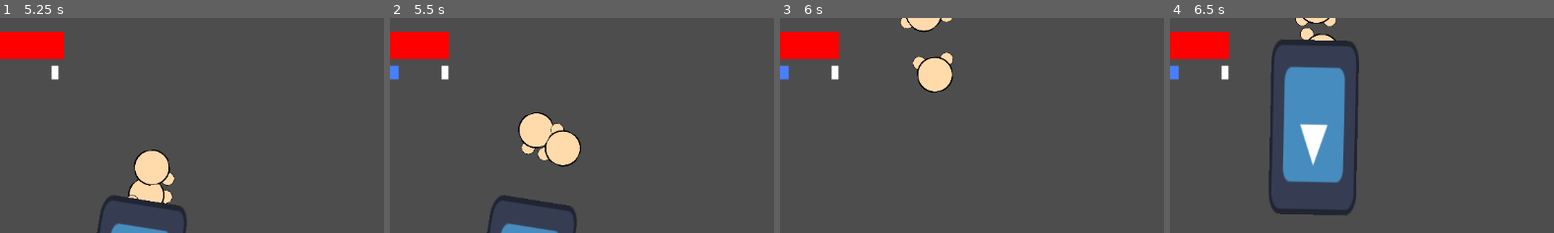
Above: before the commit, frames 1-4 (left to right).
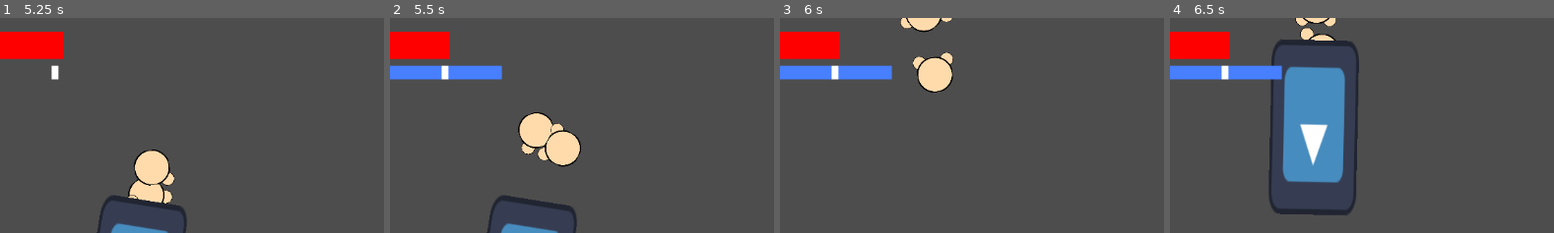
Above: after the commit, the same moments.

Repository: aayushrh/EnergyManipulation
Game: Godot game, scene res://World/Screens/World.tscn
The game is run twice, just before and just after one commit, with the same random seed, the same clock (stepped at 60 frames per second) and the same inputs. The engine's default icon, where the game draws it, is replaced by a stand-in: a white triangle on a blue panel in a dark square.
Inputs (mouse positions are % of the whole screen's width and height, from its top left):
- Up to frame 1 (5.25 s): tap Enter (enter) at 0.5, 3.5, 3.6 s; move the mouse to (45, 72) at 0.52 s; hold W (up) 0.53-1.25 s; tap E (Ability1) at 0.6 s; click (45, 72) at 0.67 s; drag from (81, 67) to (57, 49) at 1.27 s; tap Space at 2 s; move the mouse to (19, 36) at 2.02 s; hold A (left) 2.03-2.75 s; tap R (Ability3) at 2.1 s; drag from (55, 51) to (44, 2) at 2.77 s; move the mouse to (35, 26) at 3.52 s; hold S (down) 3.53-4.25 s; drag from (73, 46) to (35, 26) at 4.27 s; move the mouse to (30, 56) at 5.02 s; hold W (up) from 5.03 s (still down); tap Q (Ability2) at 5.1 s; click (30, 56) at 5.17 s
- Up to frame 2 (5.5 s): keep holding W (up)
- Up to frame 3 (6 s): release W (up) at 5.75 s; drag from (60, 29) to (22, 25) at 5.77 s
- Up to frame 4 (6.5 s): no input
The pictures show only the part of the screen within x 1-51%, y 0-50%; the shares and areas given below are measured in that part.

Frame 1 is identical in both runs. In frame 2, 1.8% of the frame differs, in the area x 2-30%, y 21-29%; in frame 3, 1.8%; in frame 4, 1.8%.

Commit message:
Add files via upload

Diff:
--- a/Global/Constants.gd
+++ b/Global/Constants.gd
@@ -1,5 +1,35 @@
 extends Node
 
-enum{
-	IRONFISTS
-}
+func isValidElement(a):
+	var elements = ["fire", "water", "nature", "light", "dark", "electric"]
+	for e in elements:
+		if(e == (a.to_lower())):
+			return true
+	return false
+
+func isValidStyle(a):
+	var elements = ["dragon", "tiger", "rabbit", "horse", "monkey", "rat"]
+	for e in elements:
+		if(e == (a.to_lower())):
+			return true
+	return false
+
+func isValidType(a):
+	var elements = ["blast", "explosion", "placed explosion", "beam", "aura"]
+	for e in elements:
+		if(e == (a.to_lower())):
+			return true
+	return false
+
+
+func isValid(a):
+	if(a==null):
+		return false
+	match(a.type):
+		0:
+			return isValidElement(a.spellName)
+		1:
+			return isValidStyle(a.spellName)
+		2:
+			return isValidType(a.spellName)
+	printerr("invalid type you fuck")
--- a/Global/Global.gd
+++ b/Global/Global.gd
@@ -3,7 +3,7 @@
 var pause = false
 var lastTSCN = ""
 
-var magicCards = [SpellCard.new(0, "Fire"), SpellCard.new(1, "Dragon Style"), SpellCard.new(2, "Ball"), SpellCard.new(0, "Water")]
+var magicCards = [SpellCard.new(0, "Fire"), SpellCard.new(1, "Dragon"), SpellCard.new(2, "Blast"), SpellCard.new(0, "Water")]
 var spellList = []
 
 func _change_tscn(file_location:String):
--- a/Player/Player.gd
+++ b/Player/Player.gd
@@ -160,7 +160,7 @@
 	print("damage: " + str(dmgTaken * (1-dmgRed)))
 	print("dmg Reduction: " + str(dmgTaken - dmgTaken * (1-dmgRed)))
 	print("stored Energy increase: " + str(dmgTaken * (dmgRed)))
-	stored_energy += dmgTaken * dmgRed
+	stored_energy += dmgTaken * dmgRed * 10
 	health -= dmgTaken * (1-dmgRed)
 	if(health<0):
 		Global._change_tscn("res://MainMenu.tscn")
--- a/World/Magic/MagicCards/SpellCard.gd
+++ b/World/Magic/MagicCards/SpellCard.gd
@@ -7,3 +7,5 @@
 func _init(typeI, nameI):
 	type = typeI
 	spellName = nameI
+	if(!Constants.isValid(self)):
+		push_error("Invalid Spell moment, fix pls")
--- a/World/Magic/MagicSpells/spell.gd
+++ b/World/Magic/MagicSpells/spell.gd
@@ -10,3 +10,109 @@
 
 func _init(namen):
 	spellName = namen
+
+func getcd():
+	var cd = 0
+	if(Constants.isValid(element)):
+		match(element.spellName.to_lower()):
+			"fire", "water", "electric", "light", "dark":
+				cd += 3
+			"nature":
+				cd += 5
+	if(Constants.isValid(style)):
+		match(style.spellName.to_lower()):
+			"dragon", "rabbit", "horse":
+				cd += 5
+			"boar", "monkey":
+				cd += 3
+			"rat":
+				cd += 1
+	if(Constants.isValid(type)):
+		match(style.spellName.to_lower()):
+			"blast":
+				cd += 1
+			"beam":
+				cd += 3
+			"shield":
+				cd += 10
+			"explosion":
+				cd += 4
+			"placed explosion":
+				cd += 6
+			"aura":
+				cd += 30
+	return cd
+
+#perfect block = 10 mana
+func initcost():
+	var cost = 0
+	if(Constants.isValid(element)):
+		match(element.spellName.to_lower()):
+			"water":
+				cost += 1
+			"fire", "electric", "light", "dark":
+				cost += 1.5
+			"nature":
+				cost += 3
+	if(Constants.isValid(style)):
+		match(style.spellName.to_lower()):
+			"dragon", "rabbit":
+				cost += 3
+			"horse":
+				cost -= 2
+			"boar", "monkey":
+				cost += 1
+			"rat":
+				cost += 0.5
+	if(Constants.isValid(type)):
+		match(style.spellName.to_lower()):
+			"blast":
+				cost += 1
+			"beam":
+				cost += 3
+			"shield":
+				cost += 5
+			"explosion":
+				cost += 10
+			"placed explosion":
+				cost += 15
+			"aura":
+				cost += 20
+	return cost
+
+#cost per second, 5 seconds max charge
+func contcost():
+	var cost = 0
+	"""if(Constants.isValid(element)):
+		match(element.spellName.to_lower()):
+			"water":
+				cost += 1
+			"fire", "electric", "light", "dark":
+				cost += 1.5
+			"nature":
+				cost += 3"""
+	if(Constants.isValid(style)):
+		match(style.spellName.to_lower()):
+			"dragon", "rabbit":
+				cost += 0
+			"horse":
+				cost -= 0.5
+			"boar", "monkey":
+				cost += 0
+			"rat":
+				cost += 0
+	if(Constants.isValid(type)):
+		match(style.spellName.to_lower()):
+			"blast":
+				cost += 1
+			"beam":
+				cost += 4
+			"shield":
+				cost += 10
+			"explosion":
+				cost += 3
+			"placed explosion":
+				cost += 5
+			"aura":
+				cost += 100
+	return cost
